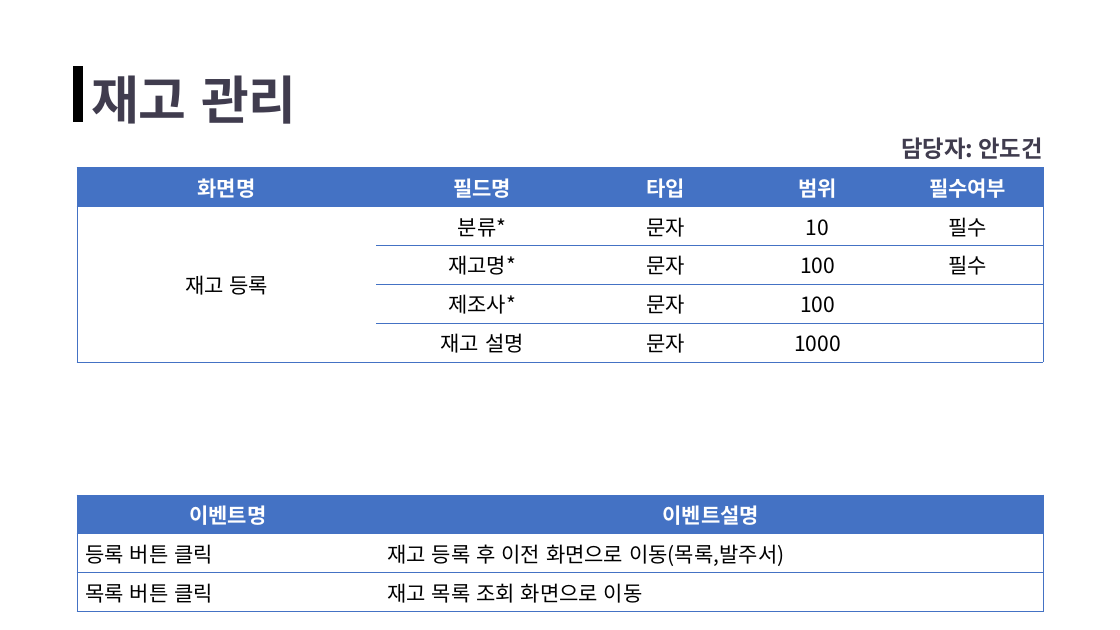
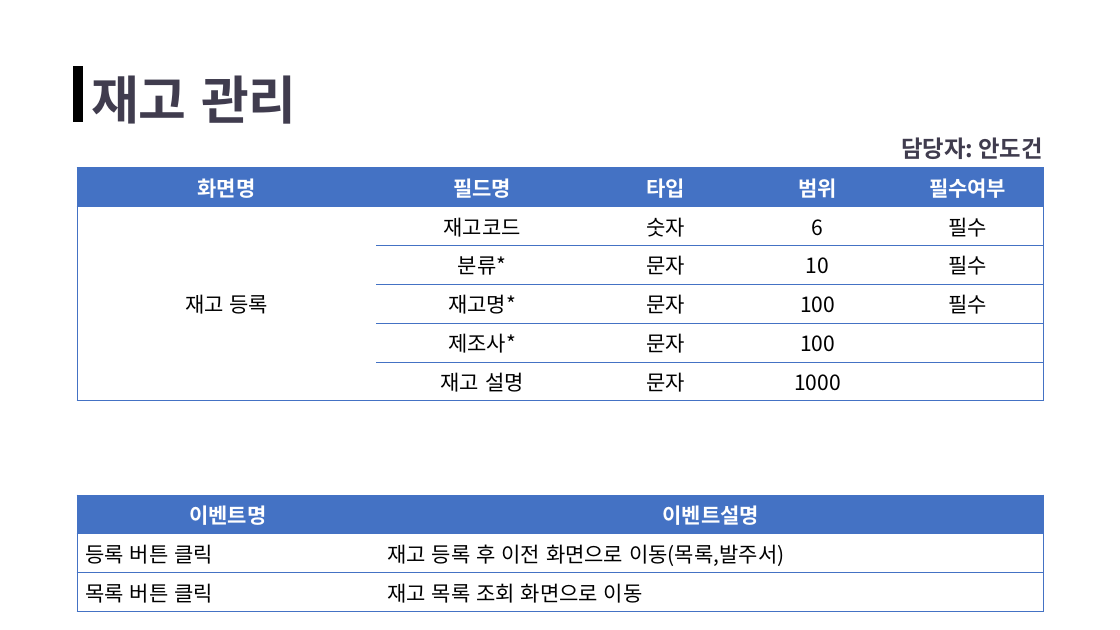
Before and after one commit to ppodong-bro/Team_OB, a slide deck: slide 6 of 분석자료/화면설계서(초안)_재고 관리.pptx. Drawn at 1120x630 pixels with LibreOffice and Linux fonts; fonts in the diff are those of the drawing. Boxes give left, top, right and bottom in pixels: in the first picture for what was removed or moved away, otherwise in the second. Text is boxed around its words. In the diff, an @@ line names an element or a change of style, - is before the commit and + after.

Commit message:
화면설계 재고 Update
화면설계 재고 Update

```diff
--- a/분석자료/화면설계서(초안)_재고 관리.pptx
+++ b/분석자료/화면설계서(초안)_재고 관리.pptx
@@ table at (77, 168, 1043, 396) @@
-row 2: 재고 등록 | 분류* | 문자 | 10 | 필수
+row 2: 재고 등록 | 재고코드 | 숫자 | 6 | 필수
+row 3:  | 분류* | 문자 | 10 | 필수
```
Also in this commit, not shown: 3 other slides changed, 1 slide added, 1 other file.
